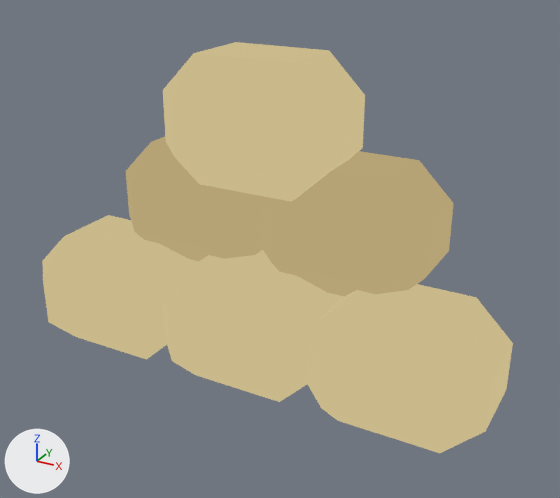
Two versions of the glTF model gameAsset/models/decorates/sandBags/sandBags.glb, one commit apart.
Camera for both pictures: a 50 mm camera at (1.28, -2.12, 1.58) aimed at (0.06, 0.08, 0.48). Every picture has the same lights, and +X, +Y and +Z are marked at lower left. The picture after the commit comes second. Vertices at exactly the same position are counted once.

The older version as bpy lines, for what is in view:
```python
me_sandbags_mesh = bpy.data.meshes.new('Sandbags_Mesh')
me_sandbags_mesh.from_pydata(...)  # 144 vertices, 264 faces; spans x -0.89..0.89, y -0.26..0.46, z 0.0..1.16
me_sandbags_mesh.materials.append(mat_sandbags_toon)
ob_sandbags = bpy.data.objects.new('Sandbags', me_sandbags_mesh)
ob_sandbags.location = (0.0, 0.0, 0.0)
```
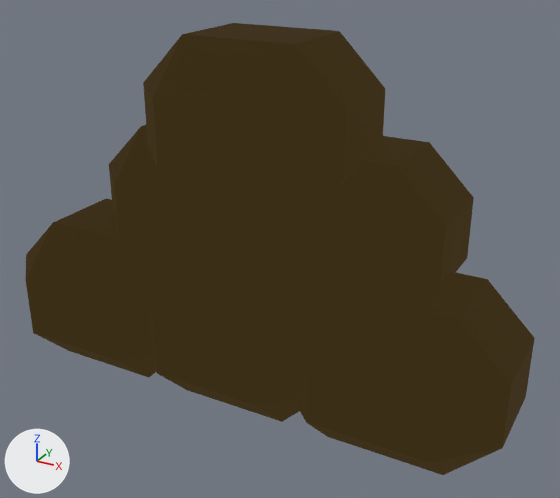
What differs and where, as boxes [x1, y1, x2, y2] in the pictures (560 x 498 px):
'Sandbags', reshaped (8% wider, 10% taller)
    before: [42, 42, 513, 453]
    after: [26, 23, 535, 475]
part 1 of me_sandbags_mesh, added
    after: [148, 250, 318, 422]
part 2 of me_sandbags_mesh, added
    after: [294, 271, 535, 475]
part 3 of me_sandbags_mesh, added
    after: [26, 198, 171, 377]
part 4 of me_sandbags_mesh, added
    after: [247, 136, 474, 297]
part 5 of me_sandbags_mesh, added
    after: [109, 125, 248, 260]
part 6 of me_sandbags_mesh, added
    after: [143, 23, 385, 215]

Patch to the scene script:
```diff
--- a/gameAsset/models/decorates/sandBags/sandBags.glb.py
+++ b/gameAsset/models/decorates/sandBags/sandBags.glb.py
@@ mat_sandbags_outline @@
+mat_sandbags_outline = principled_material('sandbags_Outline')
+mat_sandbags_outline.base_color = (0.0, 0.0, 0.0)  # black #000000
+mat_sandbags_outline.metallic = 1.0
+mat_sandbags_outline.roughness = 1.0
+mat_sandbags_outline.emission_color = (0.0437, 0.0273, 0.00802)  # brown #3b2e16
+mat_sandbags_outline.emission_strength = 1.0
@@ me_sandbags_mesh @@
 # used by ob_sandbags; location = (0.0, 0.0, 0.0)
-me_sandbags_mesh.from_pydata(...)  # 144 vertices, 264 faces; spans x -0.89..0.89, y -0.26..0.46, z 0.0..1.16
+me_sandbags_mesh.from_pydata(...)  # 288 vertices, 528 faces; spans x -0.95..0.95, y -0.32..0.52, z -0.06..1.22
+# me_sandbags_mesh part 1: the loose piece of 24 vertices spanning x -0.31..0.31, y -0.26..0.26, z 0.0..0.44 is copied, and the copy is scaled about its middle by (1.17, 1.22, 1.27), in mat_sandbags_outline (black #000000); it spans x -0.37..0.37, y -0.32..0.32, z -0.06..0.5
+# me_sandbags_mesh part 2: the loose piece of 24 vertices spanning x 0.27..0.89, y -0.26..0.26, z 0.0..0.44 is copied, and the copy is scaled about its middle by (1.17, 1.22, 1.27), in mat_sandbags_outline (black #000000); it spans x 0.21..0.95, y -0.32..0.32, z -0.06..0.5
+# me_sandbags_mesh part 3: the loose piece of 24 vertices spanning x -0.89..-0.27, y -0.26..0.26, z 0.0..0.44 is copied, and the copy is scaled about its middle by (1.17, 1.22, 1.27), in mat_sandbags_outline (black #000000); it spans x -0.95..-0.21, y -0.32..0.32, z -0.06..0.5
+# me_sandbags_mesh part 4: the loose piece of 24 vertices spanning x -0.02..0.6, y -0.06..0.46, z 0.36..0.8 is copied, and the copy is scaled about its middle by (1.17, 1.22, 1.27), in mat_sandbags_outline (black #000000); it spans x -0.08..0.66, y -0.12..0.52, z 0.3..0.86
+# me_sandbags_mesh part 5: the loose piece of 24 vertices spanning x -0.6..0.02, y -0.06..0.46, z 0.36..0.8 is copied, and the copy is scaled about its middle by (1.17, 1.22, 1.27), in mat_sandbags_outline (black #000000); it spans x -0.66..0.08, y -0.12..0.52, z 0.3..0.86
+# me_sandbags_mesh part 6: the loose piece of 24 vertices spanning x -0.31..0.31, y -0.18..0.34, z 0.72..1.16 is copied, and the copy is scaled about its middle by (1.17, 1.22, 1.27), in mat_sandbags_outline (black #000000); it spans x -0.37..0.37, y -0.24..0.4, z 0.66..1.22
 me_sandbags_mesh.materials.append(mat_sandbags_toon)
+me_sandbags_mesh.materials.append(mat_sandbags_outline)  # black #000000
```
